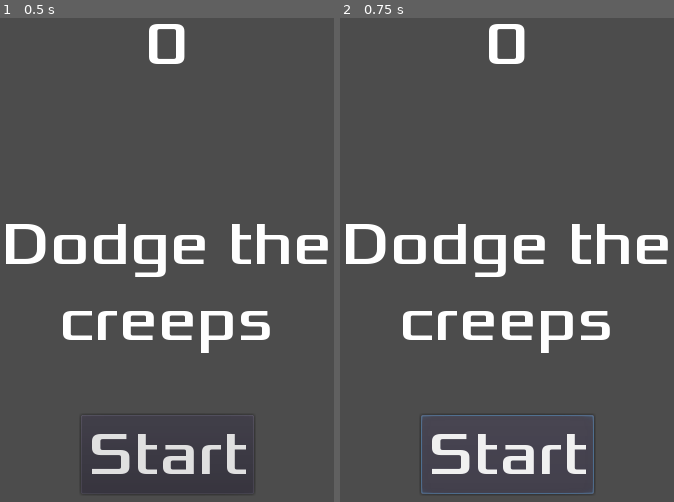
Above: before the commit, frames 1-2 (left to right).
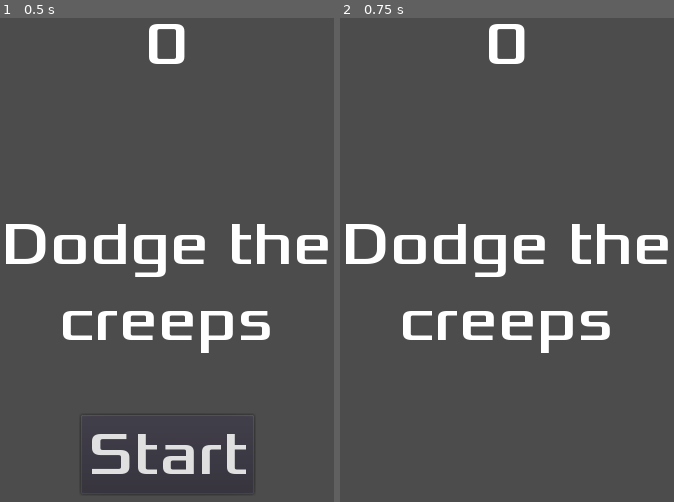
Above: after the commit, the same moments.

Repository: lovetocode/2d-dodge-the-creeps
Game: Godot game, scene res://HUD.tscn
Same seed, same stepped clock (60 frames per second), same inputs: the game is played once before the commit and once after it. This scene is started directly instead of the project's main scene.
Inputs:
- Up to frame 1 (0.5 s): no input
- Up to frame 2 (0.75 s): click "Start" at 0.5 s

Frame 1 is identical in both runs. In frame 2, 1.9% of the frame differs, in the area x 24-77%, y 82-99%.

Commit message:
Worked on HUD

Diff:
--- /dev/null
+++ b/HUD.gd
@@ -0,0 +1,22 @@
+extends CanvasLayer
+
+signal start_game
+
+func update_score(score):
+	$ScoreLabel.text = str(score)
+
+func show_message(text):
+	$MessageLabel.text = text
+	$MessageLabel.show()
+	$MessageTimer.start()
+
+func show_game_over():
+	show_message("Game Over")
+
+func _on_Button_pressed():
+	$Button.hide()
+	emit_signal("start_game")
+
+
+func _on_MessageTimer_timeout():
+	$MessageLabel.hide()
--- a/HUD.tscn
+++ b/HUD.tscn
@@ -1,14 +1,16 @@
-[gd_scene load_steps=3 format=2]
+[gd_scene load_steps=4 format=2]
 
 [ext_resource path="res://fonts/xolonium-regular.ttf" type="DynamicFontData" id=1]
+[ext_resource path="res://HUD.gd" type="Script" id=2]
 
 [sub_resource type="DynamicFont" id=1]
 size = 60
 font_data = ExtResource( 1 )
 
 [node name="HUD" type="CanvasLayer"]
+script = ExtResource( 2 )
 
-[node name="Score" type="Label" parent="."]
+[node name="ScoreLabel" type="Label" parent="."]
 anchor_left = 0.5
 anchor_right = 0.5
 margin_left = -240.0
@@ -44,3 +46,10 @@
 margin_bottom = 127.0
 custom_fonts/font = SubResource( 1 )
 text = "Start"
+
+[node name="MessageTimer" type="Timer" parent="."]
+wait_time = 2.0
+one_shot = true
+
+[connection signal="pressed" from="Button" to="." method="_on_Button_pressed"]
+[connection signal="timeout" from="MessageTimer" to="." method="_on_MessageTimer_timeout"]
